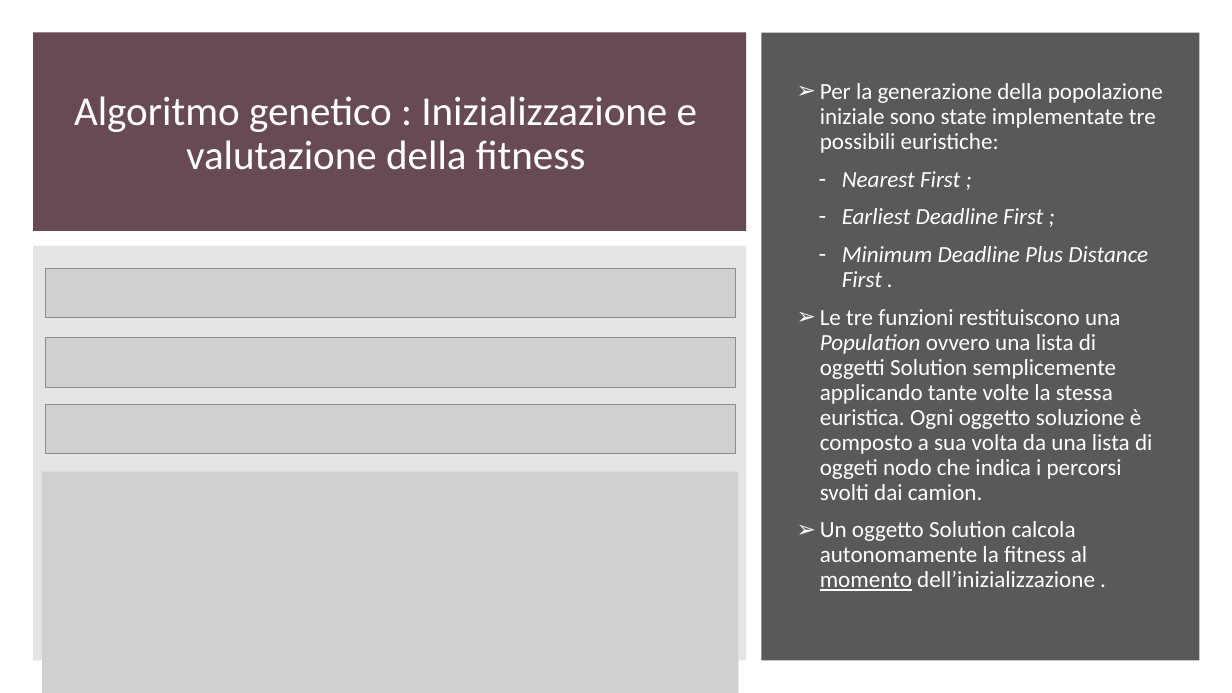
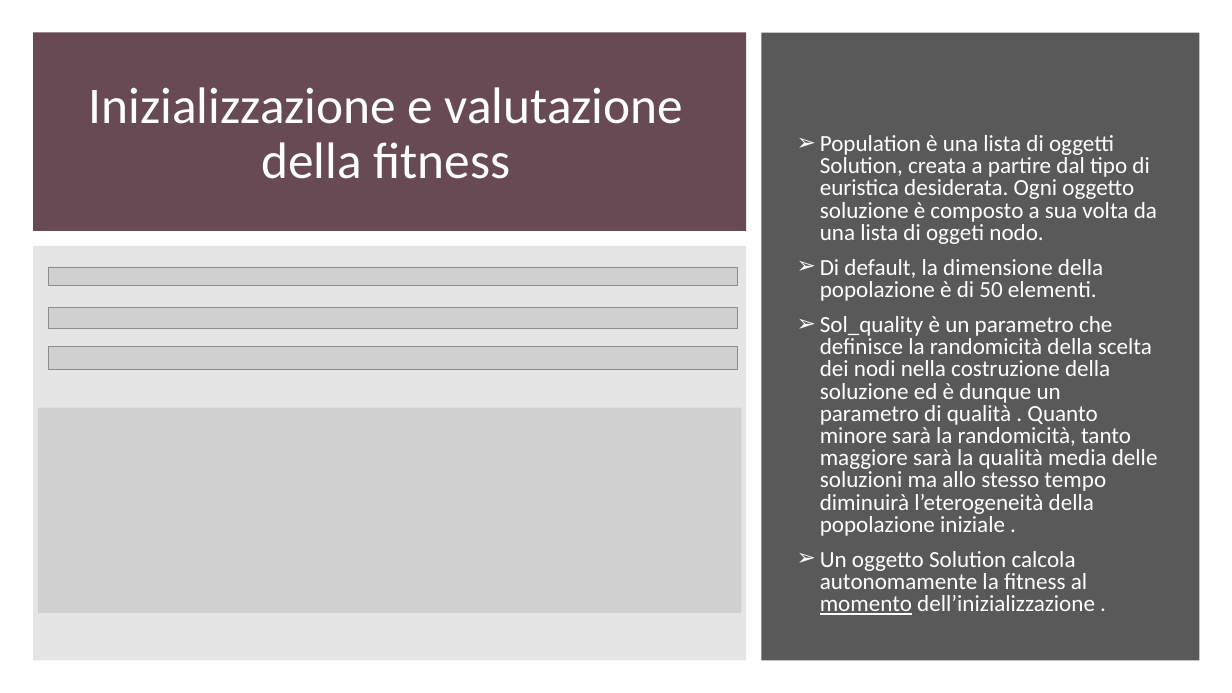
Before and after one commit to gdr-98/Greedy-heuristics-and-genetic-algorithm-for-a-CVRPTW-problem-resolution-, a slide deck: slide 21 of Power_point_nik.pptx (slide 9 before the commit). Drawn at 1232x693 pixels with LibreOffice and Linux fonts; fonts in the diff are those of the drawing; grey boxes stand for pictures. Boxes give left, top, right and bottom in pixels: in the first picture for what was removed or moved away, otherwise in the second. Text is boxed around its words. In the diff, an @@ line names an element or a change of style, - is before the commit and + after.

```diff
--- a/Power_point_nik.pptx
+++ b/Power_point_nik.pptx
@@ title at box(89, 87, 683, 179): text changed; size 32 to 40 pt @@
-Algoritmo genetico : Inizializzazione e valutazione della fitness
+Inizializzazione e valutazione della fitness
@@ text at box(820, 135, 1158, 536): text changed @@
-➢ Per la generazione della popolazione iniziale sono state implementate tre possibili euristiche:
-– Nearest First ;
-– Earliest Deadline First ;
-– Minimum Deadline Plus Distance First .
-➢ Le tre funzioni restituiscono una Population ovvero una lista di oggetti Solution semplicemente applicando tante volte la stessa euristica. Ogni oggetto soluzione è composto a sua volta da una lista di oggeti nodo che indica i percorsi svolti dai camion.
+➢ Population è una lista di oggetti Solution, creata a partire dal tipo di euristica desiderata. Ogni oggetto soluzione è composto a sua volta da una lista di oggeti nodo.
+➢ Di default, la dimensione della popolazione è di 50 elementi.
+➢ Sol_quality è un parametro che definisce la randomicità della scelta dei nodi nella costruzione della soluzione ed è dunque un parametro di qualità . Quanto minore sarà la randomicità, tanto maggiore sarà la qualità media delle soluzioni ma allo stesso tempo diminuirà l’eterogeneità della popolazione iniziale .
@@ picture removed at box(45, 269, 736, 317) @@
@@ picture added at box(48, 267, 738, 286) @@
@@ picture added at box(48, 308, 738, 329) @@
@@ picture removed at box(45, 337, 736, 386) @@
@@ picture added at box(48, 347, 738, 370) @@
@@ picture: place and size @@
-picture at box(43, 472, 739, 693)
+picture at box(38, 408, 741, 613)
@@ picture removed at box(45, 405, 736, 453) @@
@@ text at box(820, 551, 1095, 615): line spacing 0.9 to 0.8 @@
```
Also in this commit, not shown: 14 other slides changed, 4 slides added, 9 slides removed.
